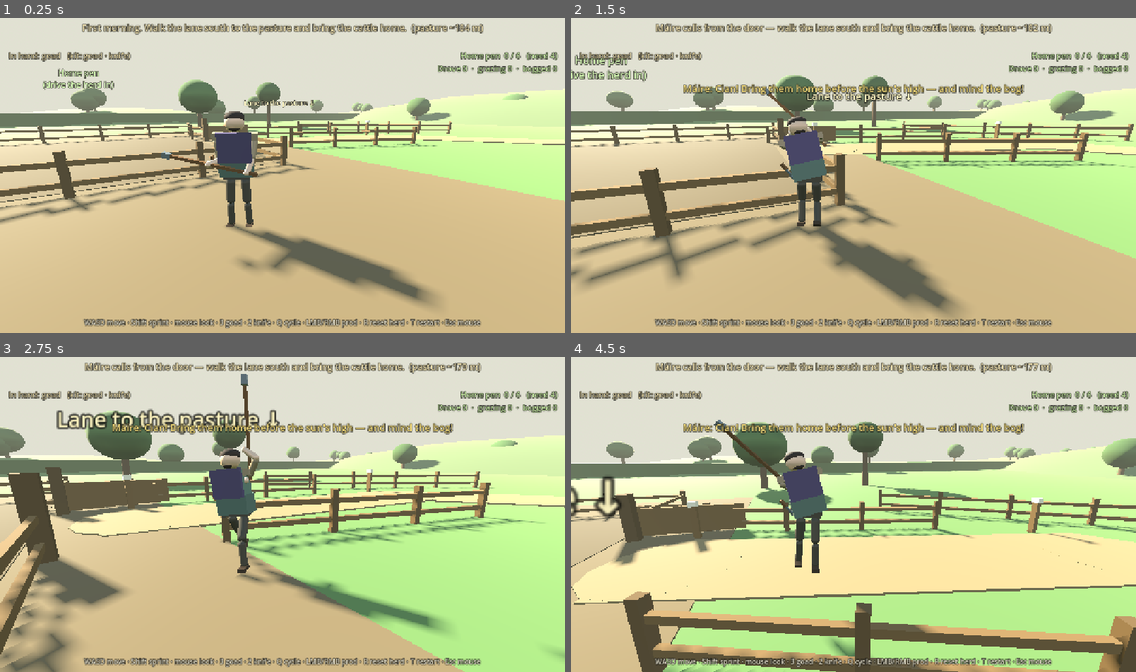
Above: before the commit, frames 1-4 (two rows, left to right).
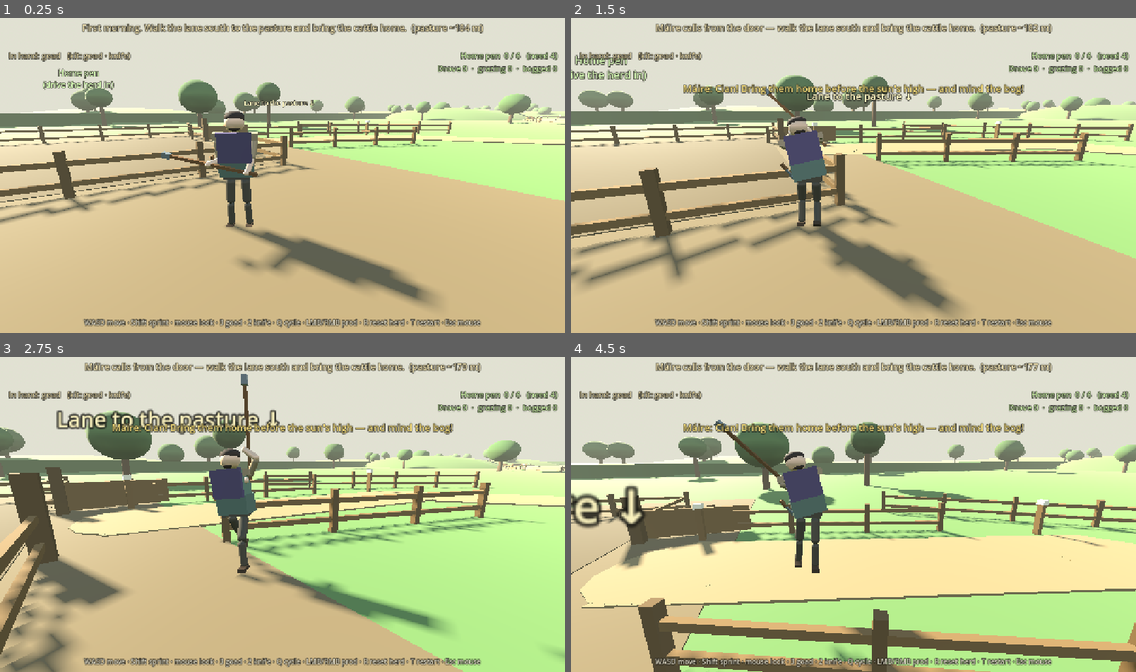
Above: after the commit, the same moments.

Repository: fortins4/devPlayground
Game: Godot game, scene res://scenes/prologue/opening_cattle_drive.tscn
Two runs of this game, one before a commit and one after it. Both use one fixed random seed, a clock stepped at 60 frames per second and the inputs below. This scene is started directly instead of the project's main scene.
Inputs (mouse positions are in pixels of both pictures, inside the frame that each line leads up to):
- Up to frame 1 (0.25 s): no input
- Up to frame 2 (1.5 s): tap Enter at 0.5 s; move the mouse to (881, 172) at 0.52 s; hold Right mouse button (attack_heavy) 0.53-1.28 s; hold W (move_forward) from 0.53 s (still down); click (881, 172) at 0.67 s; tap Space (jump) at 0.77 s; move the mouse to (825, 175) at 1.27 s; click (825, 175) at 1.35 s
- Up to frame 3 (2.75 s): keep holding W (move_forward); tap Space (jump) at 1.52 s; move the mouse to (293, 508) at 2.02 s; hold H (band_toggle) from 2.03 s (still down)
- Up to frame 4 (4.5 s): keep holding W (move_forward); move the mouse to (847, 517) at 2.77 s; release H (band_toggle) at 2.78 s; tap Ctrl (crouch) at 2.85 s; click (847, 517) at 2.92 s; tap Space (jump) at 3.02, 3.77 s; move the mouse to (893, 517) at 3.52 s; hold Q (cycle_weapon) 3.53-4.28 s; move the mouse to (808, 508) at 4.27 s; tap E (interact) at 4.35 s

The runs differ from the first frame. In frame 1, 2.4% of the frame differs, in the area x 15-100%, y 22-35%; in frame 2, 1.9%; in frame 3, 3.1%; in frame 4, 20%, in the area x 0-100%, y 20-100%.

Commit message:
feat(prologue): wind pasture lane through hill saddles
Reroute PathMarkers Bend4–PastureMouth so the drove snakes through
clear saddles between discrete knolls instead of cutting through hill
volumes. Reshape secluding hills into spaced mounds with walk collision
(cylinder bulk) so players cannot phase; shift visual bog patches west
of the lane. Pasture stays secluded ~185 m behind the ridges.

Diff:
--- a/scenes/prologue/opening_cattle_drive.tscn
+++ b/scenes/prologue/opening_cattle_drive.tscn
@@ -65,19 +65,19 @@
 transform = Transform3D(1, 0, 0, 0, 1, 0, 0, 0, 1, -18, 0, 54)
 
 [node name="Bend4" type="Marker3D" parent="PathMarkers"]
-transform = Transform3D(1, 0, 0, 0, 1, 0, 0, 0, 1, -5, 0, 74)
+transform = Transform3D(1, 0, 0, 0, 1, 0, 0, 0, 1, -8, 0, 68)
 
 [node name="Bend5" type="Marker3D" parent="PathMarkers"]
-transform = Transform3D(1, 0, 0, 0, 1, 0, 0, 0, 1, 14, 0, 96)
+transform = Transform3D(1, 0, 0, 0, 1, 0, 0, 0, 1, 2, 0, 88)
 
 [node name="Bend6" type="Marker3D" parent="PathMarkers"]
-transform = Transform3D(1, 0, 0, 0, 1, 0, 0, 0, 1, 22, 0, 122)
+transform = Transform3D(1, 0, 0, 0, 1, 0, 0, 0, 1, 6, 0, 114)
 
 [node name="Bend7" type="Marker3D" parent="PathMarkers"]
-transform = Transform3D(1, 0, 0, 0, 1, 0, 0, 0, 1, 6, 0, 148)
+transform = Transform3D(1, 0, 0, 0, 1, 0, 0, 0, 1, 4, 0, 140)
 
 [node name="Bend8" type="Marker3D" parent="PathMarkers"]
-transform = Transform3D(1, 0, 0, 0, 1, 0, 0, 0, 1, -20, 0, 168)
+transform = Transform3D(1, 0, 0, 0, 1, 0, 0, 0, 1, -14, 0, 162)
 
 [node name="PastureMouth" type="Marker3D" parent="PathMarkers"]
 transform = Transform3D(1, 0, 0, 0, 1, 0, 0, 0, 1, -28, 0, 178)
--- a/scripts/prologue/opening_farm_greybox.gd
+++ b/scripts/prologue/opening_farm_greybox.gd
@@ -1,7 +1,7 @@
 @tool
 extends Node3D
 ## Greybox geometry for the first-morning cattle drive (house · byre · home pen · twisting
-## lane · secluded pasture behind low hills/bogs · bog edge · west ditch · neighbours' ringfort).
+## lane · secluded pasture behind low knolls (lane winds through saddles) · bog edge · west ditch · neighbours' ringfort).
 ##
 ## Builds plain boxes/prisms/cylinders at _ready into an un-owned child, so the layout shows in
 ## the editor (tool script) but nothing generated is serialized into the .tscn. Gameplay nodes
@@ -244,9 +244,9 @@
 		var px := rng.randf_range(box.position.x, box.end.x)
 		var pz := rng.randf_range(box.position.z, box.end.z)
 		_mesh_sphere(_gen, Vector3(px, 0.35, pz), 0.12, C_STAKE_TOP)
-	# Extra visual bog saddle west of the lane (no Area3D — line-of-sight + pastoral read).
-	_build_bog_patch(Vector3(-8.0, 0.0, 100.0), Vector3(24.0, 2.0, 20.0), 5521)
-	_build_bog_patch(Vector3(-32.0, 0.0, 155.0), Vector3(20.0, 2.0, 16.0), 7733)
+	# Extra visual bog patches kept west of the winding lane (no Area3D — LOS + pastoral read).
+	_build_bog_patch(Vector3(-20.0, 0.0, 108.0), Vector3(20.0, 2.0, 16.0), 5521)
+	_build_bog_patch(Vector3(-42.0, 0.0, 154.0), Vector3(20.0, 2.0, 16.0), 7733)
 
 
 func _build_bog_patch(center: Vector3, size: Vector3, seed_val: int) -> void:
@@ -272,19 +272,19 @@
 
 
 func _build_secluding_hills() -> void:
-	## Low rolling ridges between the farmhouse and the secluded pasture — visual blockers only
-	## (no collision), kept off the lane so the drove still walks flat ground.
-	# Near ridge: first screen from the yard looking south (~z 88–110).
-	_hill(Vector3(2.0, 0.0, 92.0), 38.0, Vector3(1.9, 0.42, 1.15), C_BANK.lightened(0.08))
-	_hill(Vector3(-22.0, 0.0, 105.0), 32.0, Vector3(1.7, 0.38, 1.25), C_GRASS.darkened(0.06))
-	_hill(Vector3(18.0, 0.0, 108.0), 30.0, Vector3(1.5, 0.36, 1.2), C_BANK)
-	# Mid ridge: second fold before the hollow (~z 135–155).
-	_hill(Vector3(-6.0, 0.0, 142.0), 40.0, Vector3(2.0, 0.48, 1.2), C_GRASS.darkened(0.05))
-	_hill(Vector3(20.0, 0.0, 138.0), 28.0, Vector3(1.6, 0.4, 1.15), C_BANK.lightened(0.05))
-	_hill(Vector3(-38.0, 0.0, 150.0), 34.0, Vector3(1.55, 0.44, 1.3), C_HEDGE.lightened(0.15))
-	# Flanking knoll east of the pasture mouth — tucks the hollow.
-	_hill(Vector3(8.0, 0.0, 175.0), 26.0, Vector3(1.4, 0.4, 1.35), C_BANK)
-	_hill(Vector3(-48.0, 0.0, 185.0), 30.0, Vector3(1.5, 0.36, 1.2), C_GRASS.darkened(0.04))
+	## Low rolling knolls between farmhouse and secluded pasture, spaced so the lane can
+	## snake through clear saddles. Each hill has walk collision so you cannot phase through.
+	# Near ridge: west + east knolls with a saddle near x≈0–6 at z≈88.
+	_hill(Vector3(-24.0, 0.0, 88.0), 20.0, Vector3(1.35, 0.48, 1.15), C_BANK.lightened(0.08))
+	_hill(Vector3(28.0, 0.0, 96.0), 18.0, Vector3(1.35, 0.46, 1.1), C_GRASS.darkened(0.06))
+	# Soft mid-west knoll (deepens seclusion; sits west of the lane).
+	_hill(Vector3(-40.0, 0.0, 112.0), 16.0, Vector3(1.25, 0.4, 1.1), C_BANK)
+	# Mid ridge: west + east knolls with a saddle near x≈2–6 at z≈130–140.
+	_hill(Vector3(-32.0, 0.0, 140.0), 20.0, Vector3(1.35, 0.5, 1.15), C_GRASS.darkened(0.05))
+	_hill(Vector3(30.0, 0.0, 130.0), 18.0, Vector3(1.3, 0.46, 1.1), C_BANK.lightened(0.05))
+	# Flanking knolls tuck the pasture hollow; mouth approach stays clear.
+	_hill(Vector3(14.0, 0.0, 174.0), 16.0, Vector3(1.25, 0.42, 1.2), C_BANK)
+	_hill(Vector3(-50.0, 0.0, 188.0), 18.0, Vector3(1.35, 0.4, 1.15), C_GRASS.darkened(0.04))
 	# Soft bank lips so the pasture floor reads as a hollow.
 	_mesh_box(_gen, Vector3(-25.0, 0.55, 176.0), Vector3(36.0, 1.1, 2.4), C_BANK)
 	_mesh_box(_gen, Vector3(-8.0, 0.7, 192.0), Vector3(2.2, 1.4, 24.0), C_HEDGE)
@@ -292,10 +292,27 @@
 
 
 func _hill(center: Vector3, radius: float, scl: Vector3, color: Color) -> void:
-	# Sphere sunk below grade then scaled flat — crest height ≈ radius * scl.y - sink.
+	# Sphere sunk below grade then scaled flat — crest height ≈ radius * scl.y * 0.45.
 	var sink := radius * scl.y * 0.55
-	var s := _mesh_sphere(_gen, center + Vector3(0.0, -sink, 0.0), radius, color)
+	var mesh_pos := center + Vector3(0.0, -sink, 0.0)
+	var s := _mesh_sphere(_gen, mesh_pos, radius, color)
 	s.scale = scl
+	# Walk collision on the mound bulk (cylinder) so players/cattle cannot phase through.
+	# Undersized vs the visual skirt so the lane can graze soft toes without snagging.
+	var body := StaticBody3D.new()
+	body.name = "HillCollide"
+	body.collision_layer = 1
+	body.collision_mask = 0
+	var coll_h := maxf(2.2, radius * scl.y * 0.75)
+	var coll_r := radius * minf(scl.x, scl.z) * 0.52
+	body.position = center + Vector3(0.0, coll_h * 0.5, 0.0)
+	_gen.add_child(body)
+	var cs := CollisionShape3D.new()
+	var cyl := CylinderShape3D.new()
+	cyl.radius = coll_r
+	cyl.height = coll_h
+	cs.shape = cyl
+	body.add_child(cs)
 
 
 func _build_edges() -> void:
